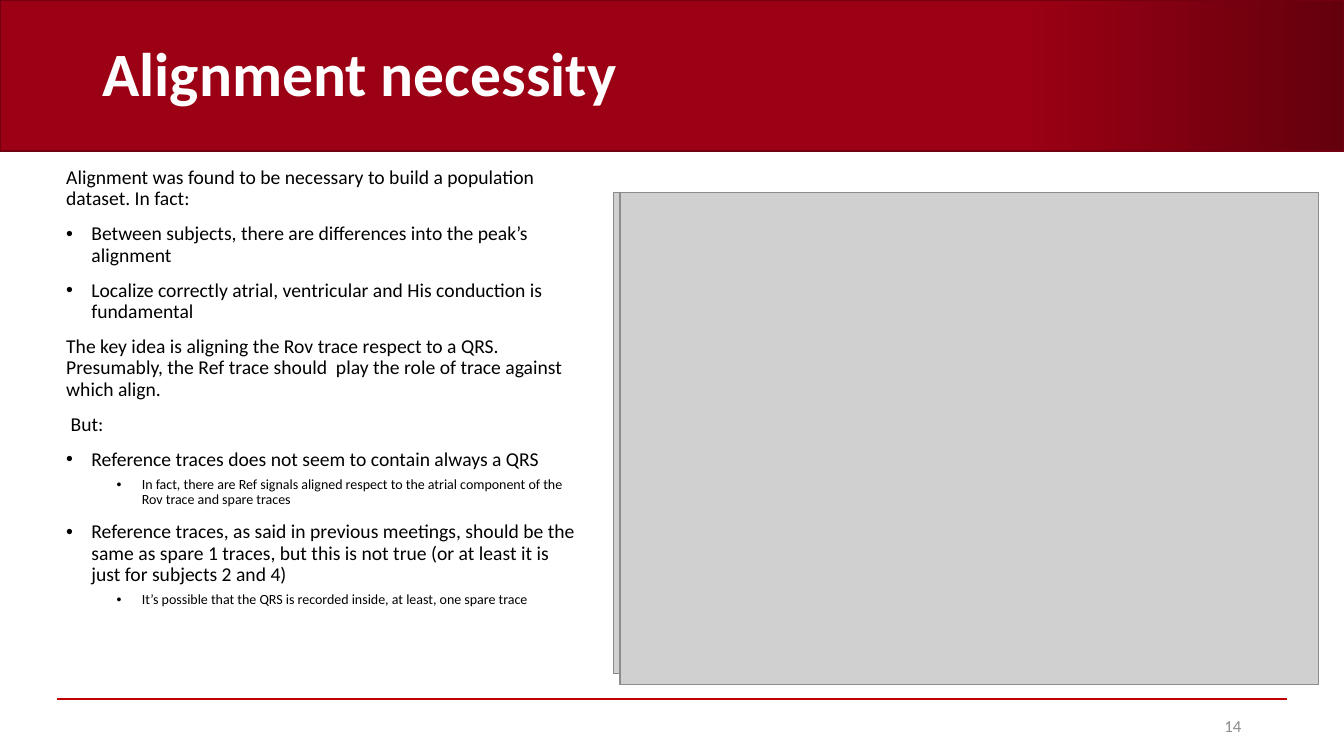
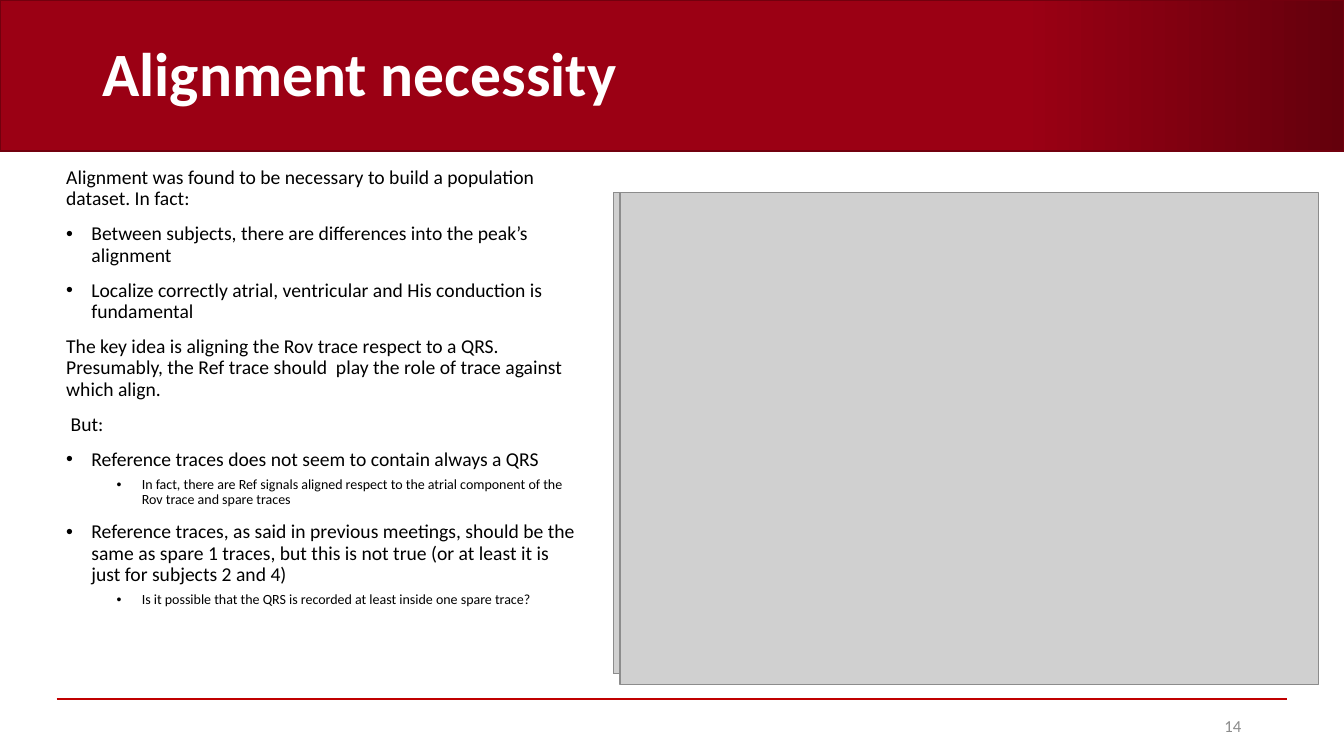
Before and after one commit to AndreaCorrado00/Tesi_magistrale_Corrado_Andrea, a slide deck: slide 14 of Documentation/4. Recap filters-spectrum-alignment .pptx. Drawn at 1344x756 pixels with LibreOffice and Linux fonts; fonts in the diff are those of the drawing; grey boxes stand for pictures; background and template pictures are left out. Boxes give left, top, right and bottom in pixels: in the first picture for what was removed or moved away, otherwise in the second. Text is boxed around its words. In the diff, an @@ line names an element or a change of style, - is before the commit and + after.

```diff
--- a/Documentation/4. Recap filters-spectrum-alignment .pptx
+++ b/Documentation/4. Recap filters-spectrum-alignment .pptx
@@ text at bbox=[142, 594, 530, 607]: text changed @@
-  • It’s possible that the QRS is recorded inside, at least, one spare trace
+  • Is it possible that the QRS is recorded at least inside one spare trace?
```
Also in this commit, not shown: 3 other slides changed, 23 other files.
